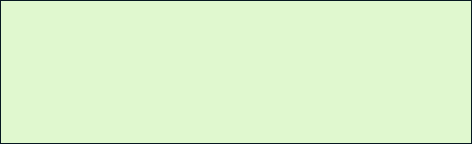
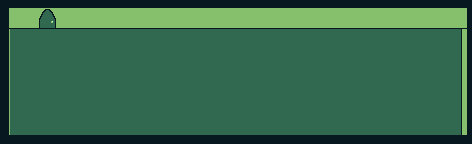
Layers edited between the first and the second 472x144 image:
added layer "doors" above "walls" over (39, 9, 56, 28)
added layer "walls" above "Background" over (9, 8, 471, 138)
added layer "Background" over (1, 1, 471, 143)
